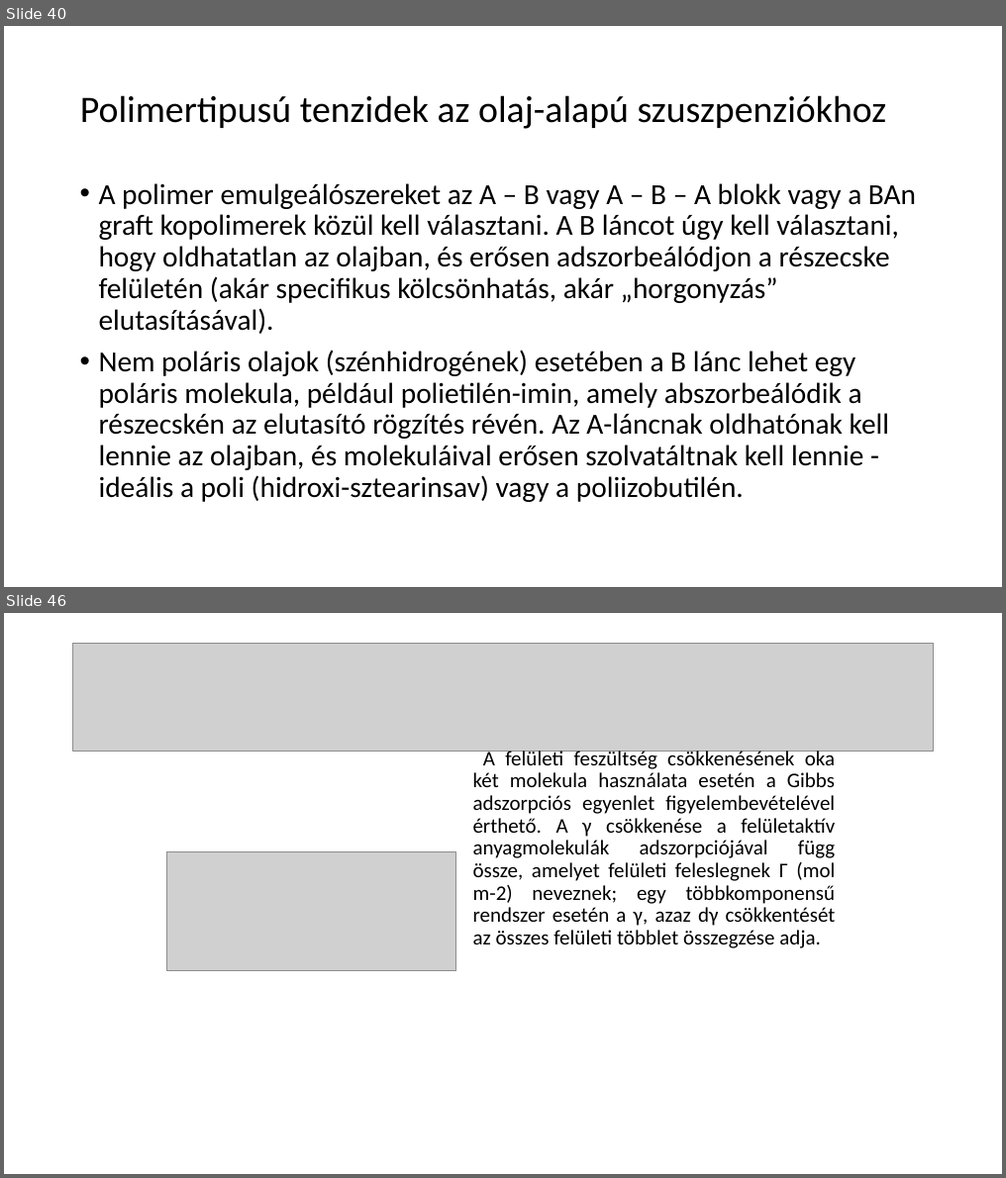
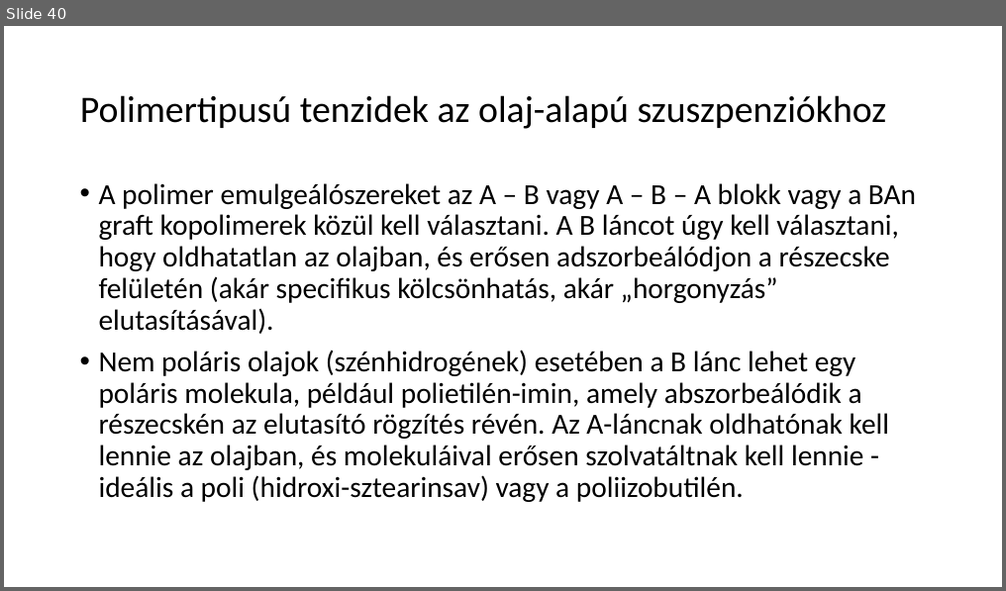
Before and after one commit to LilianaBohus/chemistry-presenations, a slide deck: oil-based-suspensions.ppt. Shown one above the other, each under a label of ours: slides 40 and 46 before the commit, slide 40 after it; the slides between them are not shown. The pictures are 1006x1178 and 1006x591 pixels, drawn with LibreOffice and Linux fonts; fonts in the diff are those of the drawing; grey boxes stand for pictures. Boxes give left, top, right and bottom in pixels: in the first picture for what was removed or moved away, otherwise in the second. Text is boxed around its words. In the diff, an @@ line names an element or a change of style, - is before the commit and + after.

```diff
--- a/oil-based-suspensions.ppt
+++ b/oil-based-suspensions.ppt
@@ slide 46 removed at (4,613,1002,1174), background #FFFFFF @@
@@ picture removed at (73,643,933,752) @@
@@ text removed at (473,748,836,949) @@
-A felületi feszültség csökkenésének oka két molekula használata esetén a Gibbs adszorpciós egyenlet figyelembevételével érthető. A γ csökkenése a felületaktív anyagmolekulák adszorpciójával függ össze, amelyet felületi feleslegnek Г (mol m-2) neveznek; egy többkomponensű rendszer esetén a γ, azaz dγ csökkentését az összes felületi többlet összegzése adja.
@@ picture removed at (167,853,455,970) @@
```
Also in this commit, not shown: 9 slides changed, 1 slide added.
